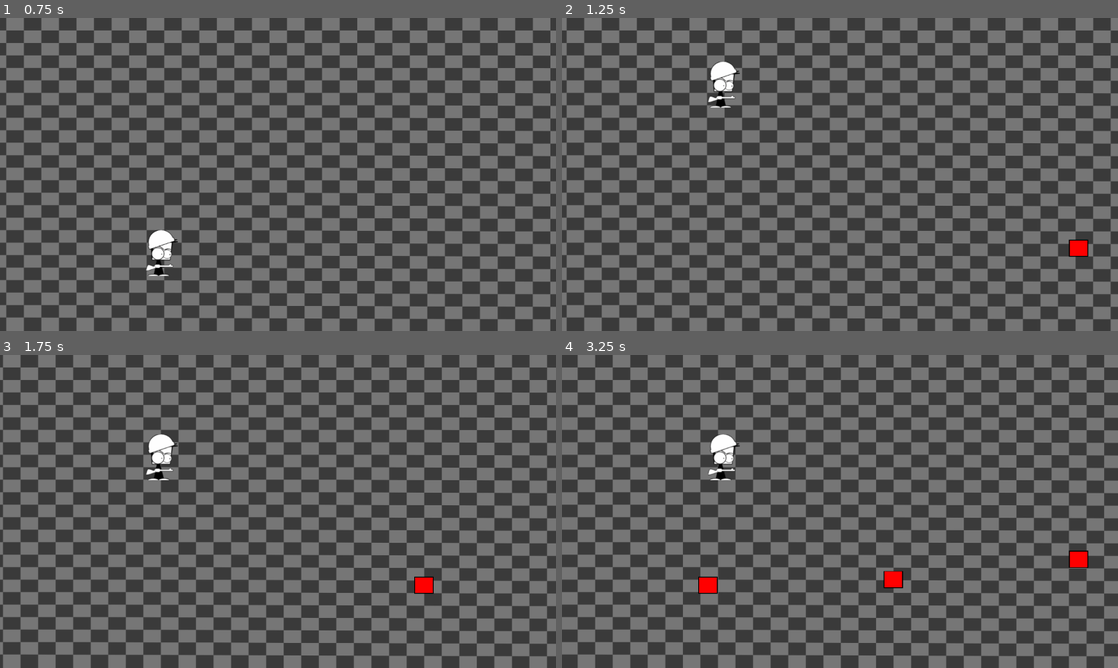
Above: before the commit, frames 1-4 (two rows, left to right).
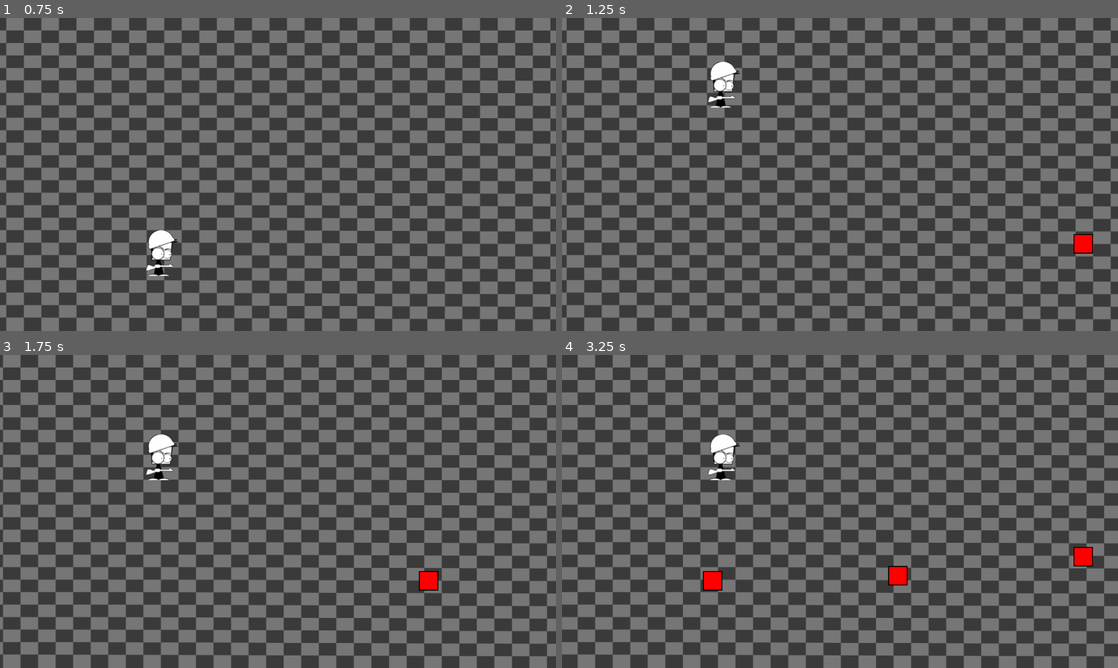
Above: after the commit, the same moments.

Repository: codedpalette/jetpack-joyride
Game: Godot game, scene res://main.tscn
The game is run twice, just before and just after one commit, with the same random seed, the same clock (stepped at 60 frames per second) and the same inputs.
Inputs (mouse positions are in pixels of both pictures, inside the frame that each line leads up to):
- Up to frame 1 (0.75 s): move the mouse to (400, 158) at 0.52 s; press the mouse at (400, 158) at 0.53 s
- Up to frame 2 (1.25 s): no input
- Up to frame 3 (1.75 s): move the mouse to (166, 527) at 1.27 s; release the mouse at (166, 527) at 1.28 s; click (166, 527) at 1.35 s
- Up to frame 4 (3.25 s): move the mouse to (895, 442) at 2.02 s; press the mouse at (895, 442) at 2.03 s; move the mouse to (812, 574) at 2.77 s; release the mouse at (812, 574) at 2.78 s; click (812, 574) at 2.85 s

Frame 1 is identical in both runs. In frame 2, 0.2% of the frame differs, in the area x 91-96%, y 68-77%; in frame 3, 0.2%; in frame 4, 0.6%, in the area x 24-96%, y 61-77%.

Commit message:
Automatically draw obstacle spawner between world bounds

Diff:
--- a/entities/obstacles/obstacle_spawner.tscn
+++ b/entities/obstacles/obstacle_spawner.tscn
@@ -3,8 +3,9 @@
 [ext_resource type="Script" uid="uid://ckevi0hqwk8ai" path="res://entities/obstacles/obstacle_spawner.gd" id="1_i5i8p"]
 
 [sub_resource type="Curve2D" id="Curve2D_uw481"]
+resource_local_to_scene = true
 _data = {
-"points": PackedVector2Array(0, 0, 0, 0, 0, 5, 0, 0, 0, 0, 0, 584.916)
+"points": PackedVector2Array(0, 0, 0, 0, 0, 0, 0, 0, 0, 0, 0, 675)
 }
 point_count = 2
 
@@ -16,7 +17,6 @@
 autostart = true
 
 [node name="PathFollow2D" type="PathFollow2D" parent="." unique_id=924927690]
-position = Vector2(0, 5)
 rotation = 1.5707964
 
 [connection signal="timeout" from="Timer" to="." method="_on_timer_timeout"]
--- a/world/bounds.tscn
+++ /dev/null
@@ -1,16 +0,0 @@
-[gd_scene format=3 uid="uid://us1jfwum4tfa"]
-
-[sub_resource type="WorldBoundaryShape2D" id="WorldBoundaryShape2D_q12js"]
-distance = -600.0
-
-[sub_resource type="WorldBoundaryShape2D" id="WorldBoundaryShape2D_esejr"]
-normal = Vector2(0, 1)
-distance = 75.0
-
-[node name="Bounds" type="StaticBody2D" unique_id=933791999]
-
-[node name="Floor" type="CollisionShape2D" parent="." unique_id=788966207]
-shape = SubResource("WorldBoundaryShape2D_q12js")
-
-[node name="Ceiling" type="CollisionShape2D" parent="." unique_id=407226828]
-shape = SubResource("WorldBoundaryShape2D_esejr")
--- a/world/world.gd
+++ b/world/world.gd
@@ -1,15 +1,18 @@
+@tool
 class_name World
 extends Node2D
 
 @onready var player_track: Node2D = $PlayerTrack
-
-# Called when the node enters the scene tree for the first time.
-func _ready() -> void:
-    pass # Replace with function body.
+@onready var obstacle_spawner: Path2D = $ObstacleSpawner
+@onready var ceiling_body: StaticBody2D = $Ceiling
+@onready var floor_body: StaticBody2D = $Floor
 
 # Called every frame. 'delta' is the elapsed time since the previous frame.
 func _process(_delta: float) -> void:
-    pass
+    if Engine.is_editor_hint():
+        obstacle_spawner.curve.set_point_position(0, ceiling_body.position + Vector2.DOWN * 20)
+        obstacle_spawner.curve.set_point_position(1, floor_body.position + Vector2.UP * 20)
+
 
 func add_player(player: Player) -> void:
     player_track.add_child(player)
--- a/world/world.tscn
+++ b/world/world.tscn
@@ -2,8 +2,19 @@
 
 [ext_resource type="PackedScene" uid="uid://cpqtnu4rvmlr0" path="res://world/background/background.tscn" id="1_h5o24"]
 [ext_resource type="Script" uid="uid://cs7hk8trnal3t" path="res://world/world.gd" id="1_mmdvd"]
-[ext_resource type="PackedScene" uid="uid://us1jfwum4tfa" path="res://world/bounds.tscn" id="2_mmdvd"]
 [ext_resource type="PackedScene" uid="uid://dbdogidroy41n" path="res://entities/obstacles/obstacle_spawner.tscn" id="3_fn3g3"]
+
+[sub_resource type="Curve2D" id="Curve2D_4717r"]
+resource_local_to_scene = true
+_data = {
+"points": PackedVector2Array(0, 0, 0, 0, 1225, 95, 0, 0, 0, 0, 1225, 580)
+}
+point_count = 2
+
+[sub_resource type="WorldBoundaryShape2D" id="WorldBoundaryShape2D_h5o24"]
+normal = Vector2(0, 1)
+
+[sub_resource type="WorldBoundaryShape2D" id="WorldBoundaryShape2D_4717r"]
 
 [node name="World" type="Node2D" unique_id=358015146]
 script = ExtResource("1_mmdvd")
@@ -12,12 +23,22 @@
 texture_repeat = 2
 uv = PackedVector2Array(0, 1216, 1552, 1216, 1551.9999, 0, 0, 0)
 
-[node name="Bounds" parent="." unique_id=933791999 instance=ExtResource("2_mmdvd")]
-position = Vector2(1215, 0)
-
-[node name="ObstacleSpawner" parent="Bounds" unique_id=543382101 instance=ExtResource("3_fn3g3")]
-position = Vector2(0, 75.5597)
-scale = Vector2(1, 0.8880597)
+[node name="ObstacleSpawner" parent="." unique_id=543382101 instance=ExtResource("3_fn3g3")]
+curve = SubResource("Curve2D_4717r")
 
 [node name="PlayerTrack" type="Node2D" parent="." unique_id=1067513099]
 position = Vector2(350, 540)
+
+[node name="Ceiling" type="StaticBody2D" parent="." unique_id=1089901766]
+position = Vector2(1225, 75)
+metadata/_edit_group_ = true
+
+[node name="CollisionShape2D" type="CollisionShape2D" parent="Ceiling" unique_id=53691769]
+shape = SubResource("WorldBoundaryShape2D_h5o24")
+
+[node name="Floor" type="StaticBody2D" parent="." unique_id=1309070492]
+position = Vector2(1225, 600)
+metadata/_edit_group_ = true
+
+[node name="CollisionShape2D" type="CollisionShape2D" parent="Floor" unique_id=1078883070]
+shape = SubResource("WorldBoundaryShape2D_4717r")
